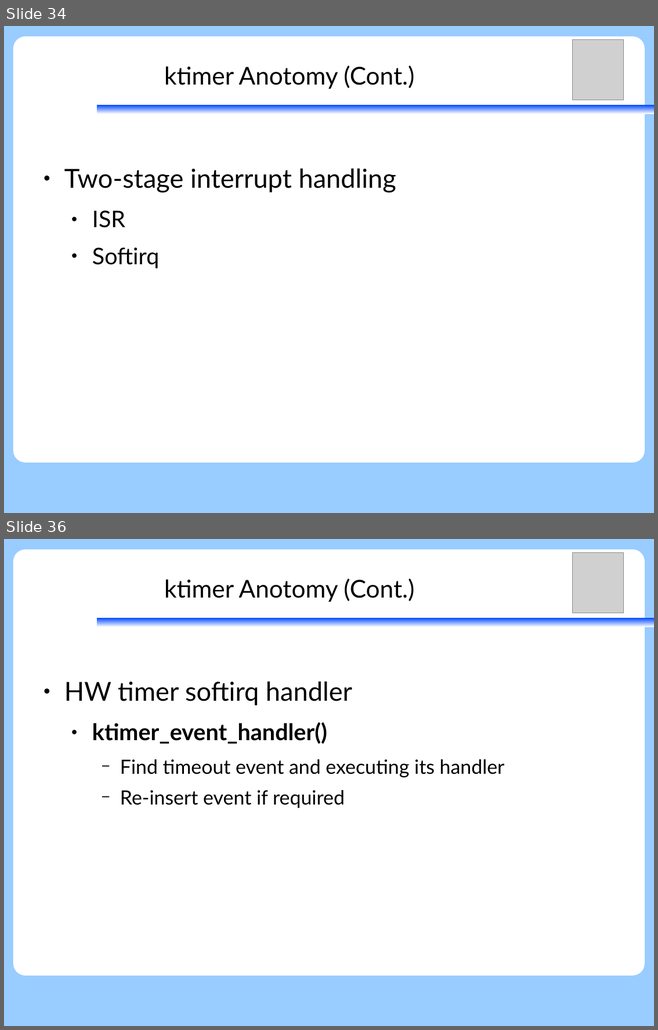
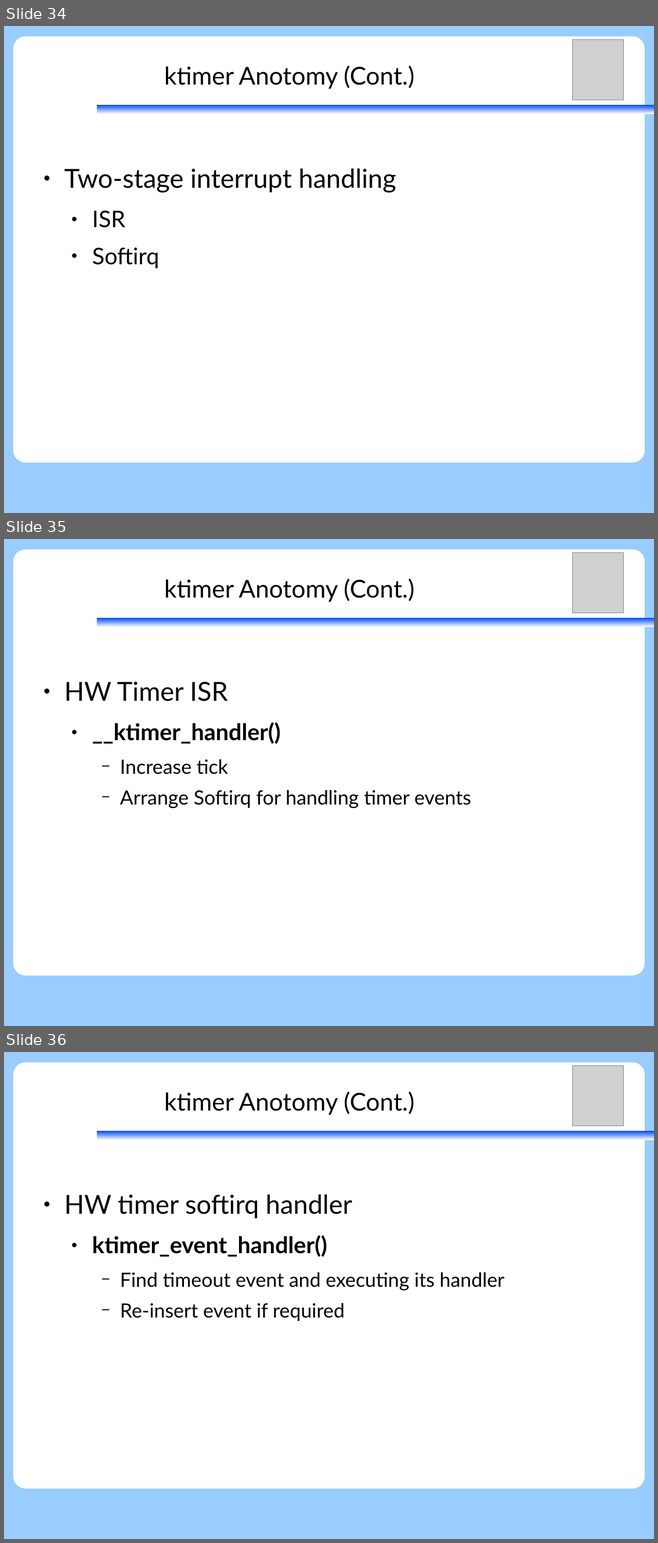
Before and after one commit to vh21/documents, a slide deck: ukernel/f9-microkernel-ktimer.odp. Shown one above the other, each under a label of ours: slides 34 and 36 before the commit, slides 34, 35 and 36 after it; the slides between them are not shown. The pictures are 658x1030 and 658x1543 pixels, drawn with LibreOffice and Linux fonts; fonts in the diff are those of the drawing; grey boxes stand for pictures. Boxes give left, top, right and bottom in pixels: in the first picture for what was removed or moved away, otherwise in the second. Text is boxed around its words. In the diff, an @@ line names an element or a change of style, - is before the commit and + after.

```diff
--- a/ukernel/f9-microkernel-ktimer.odp
+++ b/ukernel/f9-microkernel-ktimer.odp
@@ slide 35 added at (4, 539, 654, 1026), background #99CCFF; not listed: 3 template elements that a slide beside it also shows @@
@@ picture added at (573, 553, 624, 613) @@
@@ title added at (164, 578, 414, 602), 30 pt, text #000000 @@
+ktimer Anotomy (Cont.)
@@ text added at (64, 682, 471, 809), 24 pt, text #000000 @@
+● HW Timer ISR
+  ● __ktimer_handler()
+    − Increase tick
+    − Arrange Softirq for handling timer events
```
Also in this commit, not shown: 4 slides changed, 1 slide removed.
